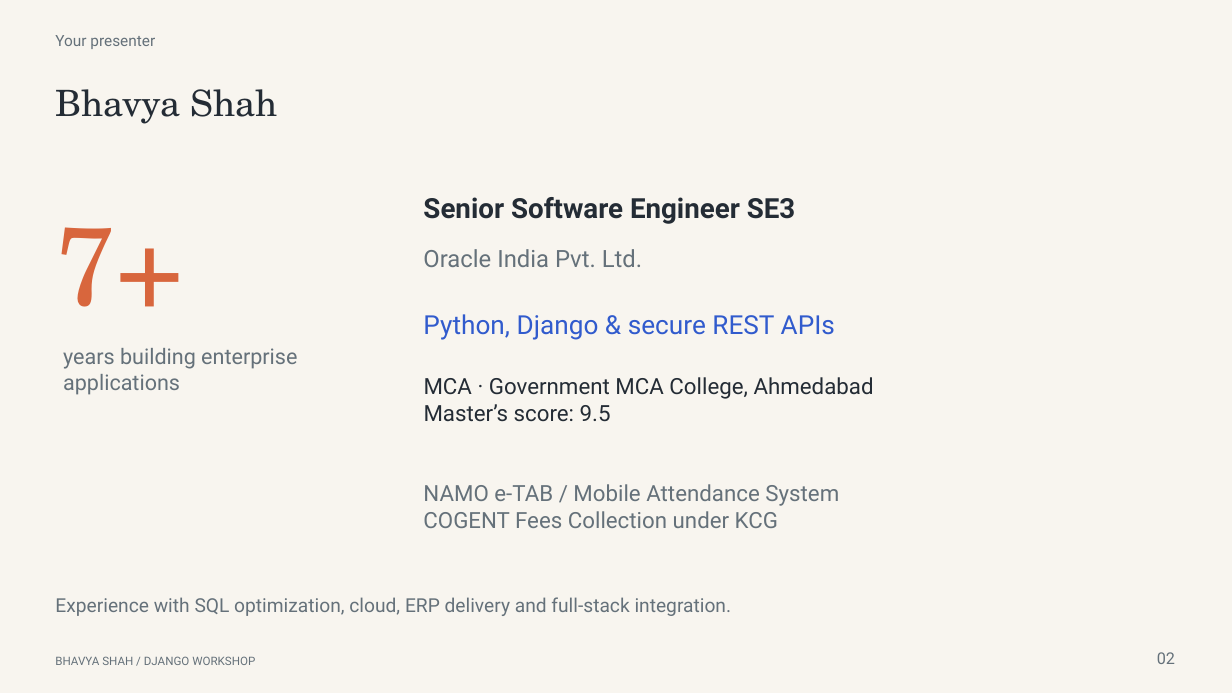
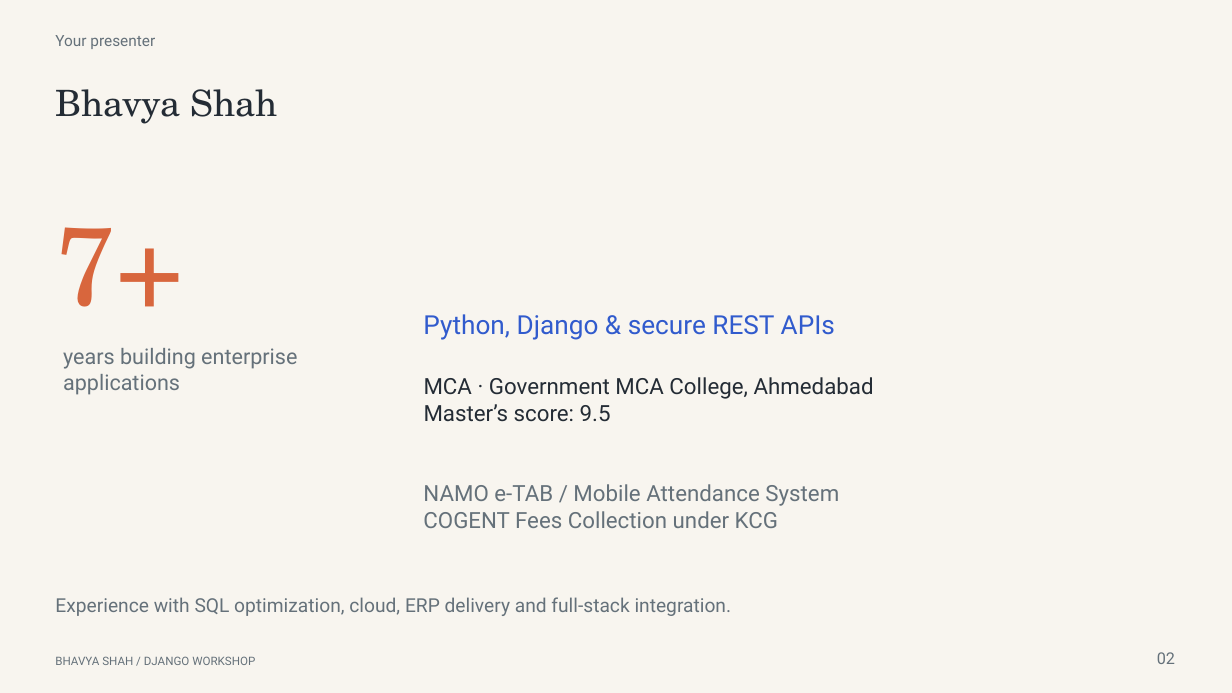
Before and after one commit to ShahBhavya101094/PocketDesk, a slide deck: slide 2 of docs/presentation/Beyond_Web_Page_Django_Live_Project.pptx. Drawn at 1232x693 pixels with LibreOffice and Linux fonts; fonts in the diff are those of the drawing. Boxes give left, top, right and bottom in pixels: in the first picture for what was removed or moved away, otherwise in the second. Text is boxed around its words. In the diff, an @@ line names an element or a change of style, - is before the commit and + after.

```diff
--- a/docs/presentation/Beyond_Web_Page_Django_Live_Project.pptx
+++ b/docs/presentation/Beyond_Web_Page_Django_Live_Project.pptx
@@ text removed at [423, 197, 796, 224] @@
-Senior Software Engineer SE3
@@ text removed at [423, 249, 642, 267] @@
-Oracle India Pvt. Ltd.
```
Also in this commit, not shown: 1 other slide changed.
